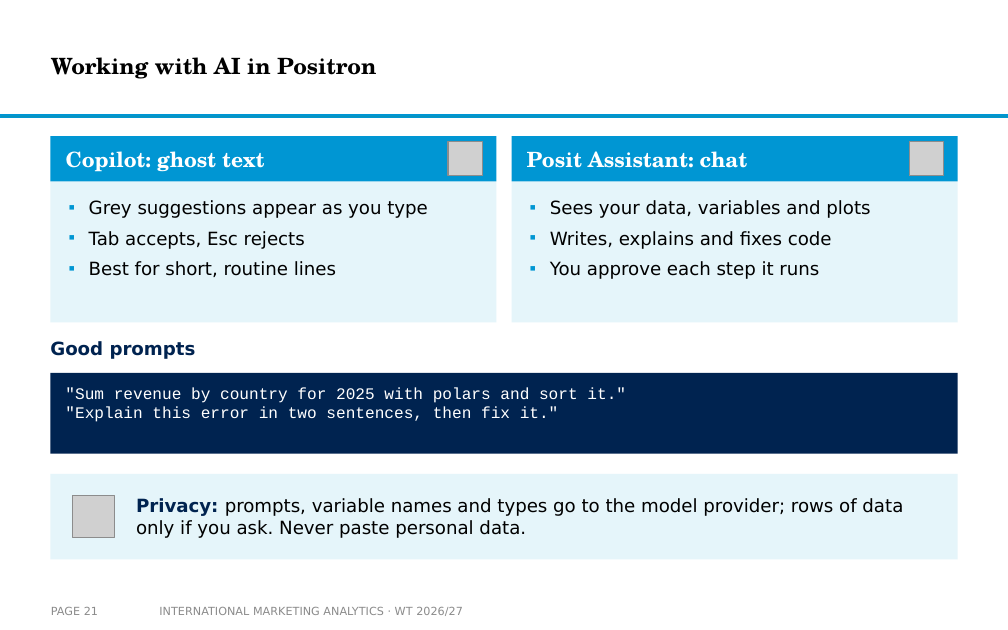
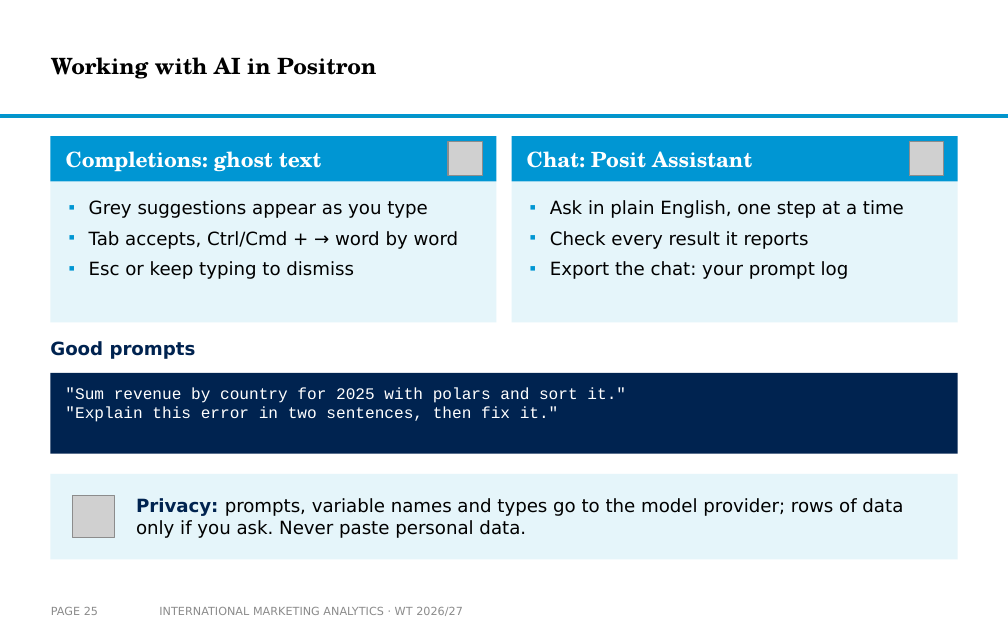
Before and after one commit to arnefloh-wu/International-Marketing-Analytics, a slide deck: slide 25 of slides/01a_setup-and-registration_WT26-27.pptx (slide 21 before the commit). Drawn at 1008x630 pixels with LibreOffice and Linux fonts; fonts in the diff are those of the drawing; grey boxes stand for pictures; background and template pictures are left out. Boxes give left, top, right and bottom in pixels: in the first picture for what was removed or moved away, otherwise in the second. Text is boxed around its words. In the diff, an @@ line names an element or a change of style, - is before the commit and + after.

```diff
--- a/slides/01a_setup-and-registration_WT26-27.pptx
+++ b/slides/01a_setup-and-registration_WT26-27.pptx
@@ text at (66,151,322,172): text changed @@
-Copilot: ghost text
+Completions: ghost text
@@ text at (527,151,752,168): text changed @@
-Posit Assistant: chat
+Chat: Posit Assistant
@@ text at (550,200,904,279): text changed @@
-▪ Sees your data, variables and plots
-▪ Writes, explains and fixes code
-▪ You approve each step it runs
+▪ Ask in plain English, one step at a time
+▪ Check every result it reports
+▪ Export the chat: your prompt log
@@ text at (89,231,459,279): text changed @@
-▪ Tab accepts, Esc rejects
-▪ Best for short, routine lines
+▪ Tab accepts, Ctrl/Cmd + → word by word
+▪ Esc or keep typing to dismiss
@@ page number at (51,607,98,615): text changed @@
-PAGE 21
+PAGE 25
```
Also in this commit, not shown: 20 other slides changed, 8 slides added, 2 slides removed, 5 other files.
